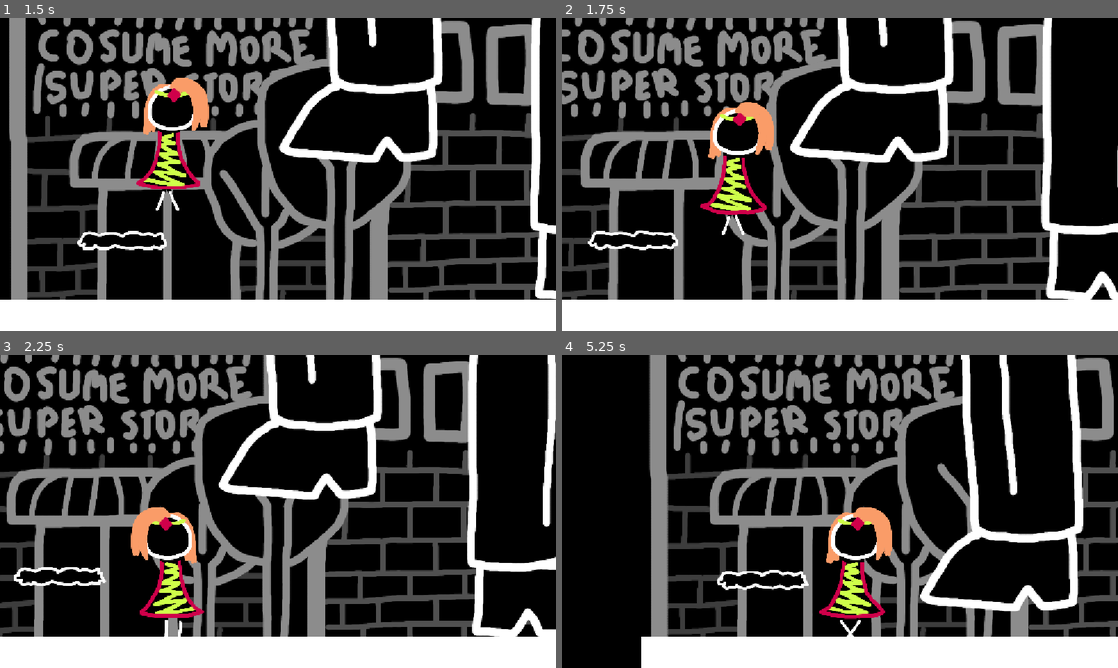
Above: before the commit, frames 1-4 (two rows, left to right).
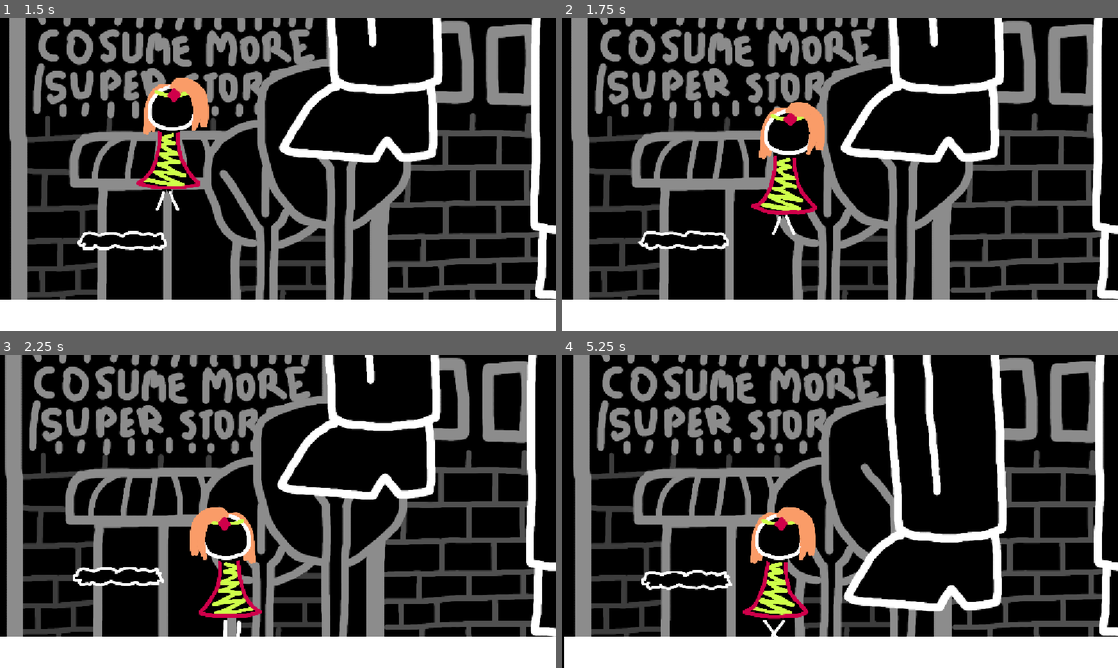
Above: after the commit, the same moments.

Repository: MarmadileManteater/I-Just-Wanted-to-Be-Younger-But-Now-I-m-Fighting-for-My-Life-Against-a-Problematic-Authority-Figure
Game: Godot game, scene res://scenes/screen_test/scene.tscn
Same seed, same stepped clock (60 frames per second), same inputs: the game is played once before the commit and once after it.
Inputs:
- Up to frame 1 (1.5 s): tap Enter (ui_accept) at 0.5, 0.77 s; hold Right (ui_right) from 0.53 s (still down)
- Up to frame 2 (1.75 s): keep holding Right (ui_right); tap Enter (ui_accept) at 1.52 s
- Up to frame 3 (2.25 s): release Right (ui_right) at 2.03 s; hold Left (ui_left) from 2.03 s (still down)
- Up to frame 4 (5.25 s): release Left (ui_left) at 2.78 s; hold Right (ui_right) 2.78-4.28 s; tap Enter (ui_accept) at 3.02, 3.77, 4.52 s; hold Left (ui_left) 4.28-5.03 s; hold Right (ui_right) from 5.03 s (still down)

Frame 1 is identical in both runs. In frame 2, 43% of the frame differs, in the area x 0-100%, y 0-90%; in frame 3, 43%; in frame 4, 47%, in the area x 0-100%, y 0-100%.

Commit message:
Figured out how to make a camera which moves to track the player while also limiting its bounds

Diff:
--- a/project/scenes/screen_test/scene.tscn
+++ b/project/scenes/screen_test/scene.tscn
@@ -7,13 +7,16 @@
 [ext_resource type="PackedScene" uid="uid://cffis6tr16e14" path="res://scenes/nested/boss_feet/boss_feet.tscn" id="2_ydvjp"]
 [ext_resource type="PackedScene" uid="uid://b8jda6xfmftnb" path="res://scenes/nested/cloud/cloud.tscn" id="4_q2air"]
 [ext_resource type="Texture2D" uid="uid://qbg6ho2etulw" path="res://sprites/building_2.png" id="4_rflas"]
-[ext_resource type="Script" uid="uid://cy5mfm81aggdc" path="res://scripts/dolly.gd" id="8_23eow"]
+[ext_resource type="Script" uid="uid://bpnjbusgt2v03" path="res://scripts/dolly.gd" id="8_n24s5"]
+
+[sub_resource type="RectangleShape2D" id="RectangleShape2D_fcxea"]
+size = Vector2(1148, 28)
+
+[sub_resource type="RectangleShape2D" id="RectangleShape2D_u4npt"]
+size = Vector2(44, 585)
 
 [sub_resource type="RectangleShape2D" id="RectangleShape2D_6wcjf"]
 size = Vector2(2403, 18)
-
-[sub_resource type="RectangleShape2D" id="RectangleShape2D_0dxmq"]
-size = Vector2(151, 582)
 
 [node name="ScreenTest" type="Node2D" unique_id=1805475824]
 script = ExtResource("1_l65rp")
@@ -30,17 +33,6 @@
 position = Vector2(640, 337)
 texture = ExtResource("2_20d8o")
 
-[node name="Floor" type="StaticBody2D" parent="." unique_id=703340070]
-position = Vector2(4, 629)
-
-[node name="Rectangle" type="Polygon2D" parent="Floor" unique_id=2000684887]
-position = Vector2(-3, -40)
-polygon = PackedVector2Array(-1, -5, 1730.8972, -5, 2189, -5, 2189, 44, 2189, 86, -1, 86)
-
-[node name="Shape" type="CollisionShape2D" parent="Floor" unique_id=2018656344]
-position = Vector2(1122.5, -32)
-shape = SubResource("RectangleShape2D_6wcjf")
-
 [node name="Willow" parent="." unique_id=1438157277 instance=ExtResource("1_uvblx")]
 position = Vector2(97, 262)
 
@@ -51,23 +43,42 @@
 position = Vector2(956, 299)
 character_name = null
 
-[node name="Dolly" type="Camera2D" parent="." unique_id=438681715]
+[node name="Dolly" type="CharacterBody2D" parent="." unique_id=136428717]
 position = Vector2(575, 324)
-script = ExtResource("8_23eow")
+collision_layer = 2
+collision_mask = 2
+script = ExtResource("8_n24s5")
 
-[node name="Area2D2" type="Area2D" parent="." unique_id=640149420]
-position = Vector2(281, 467)
+[node name="Dolly" type="Camera2D" parent="Dolly" unique_id=438681715]
 
-[node name="CollisionShape2D" type="CollisionShape2D" parent="Area2D2" unique_id=300465342]
-position = Vector2(-0.5, -174)
-shape = SubResource("RectangleShape2D_0dxmq")
+[node name="CollisionShape2D" type="CollisionShape2D" parent="Dolly" unique_id=616738099]
+position = Vector2(2, 4)
+shape = SubResource("RectangleShape2D_fcxea")
 
-[node name="Area2D" type="Area2D" parent="." unique_id=329106444]
-position = Vector2(450, 470)
+[node name="StaticBody2D2" type="StaticBody2D" parent="." unique_id=2088446749]
+collision_layer = 2
+collision_mask = 2
 
-[node name="CollisionShape2D" type="CollisionShape2D" parent="Area2D" unique_id=1354717030]
-position = Vector2(-0.5, -174)
-shape = SubResource("RectangleShape2D_0dxmq")
+[node name="CollisionShape2D" type="CollisionShape2D" parent="StaticBody2D2" unique_id=1689319918]
+position = Vector2(-23, 291.5)
+shape = SubResource("RectangleShape2D_u4npt")
 
-[connection signal="body_entered" from="Area2D2" to="." method="_on_area_2d_2_body_entered"]
-[connection signal="body_entered" from="Area2D" to="." method="_on_willow_exit_right"]
+[node name="StaticBody2D" type="StaticBody2D" parent="." unique_id=746217546]
+position = Vector2(224, -3)
+collision_layer = 2
+collision_mask = 2
+
+[node name="CollisionShape2D" type="CollisionShape2D" parent="StaticBody2D" unique_id=1706587209]
+position = Vector2(1195, 297)
+shape = SubResource("RectangleShape2D_u4npt")
+
+[node name="Floor" type="StaticBody2D" parent="StaticBody2D" unique_id=703340070]
+position = Vector2(-220, 632)
+
+[node name="Rectangle" type="Polygon2D" parent="StaticBody2D/Floor" unique_id=2000684887]
+position = Vector2(-3, -40)
+polygon = PackedVector2Array(-1, -5, 1730.8972, -5, 2189, -5, 2189, 44, 2189, 86, -1, 86)
+
+[node name="Shape" type="CollisionShape2D" parent="StaticBody2D/Floor" unique_id=2018656344]
+position = Vector2(1122.5, -32)
+shape = SubResource("RectangleShape2D_6wcjf")
--- a/project/scenes/screen_test/screen_test.gd
+++ b/project/scenes/screen_test/screen_test.gd
@@ -2,7 +2,7 @@
 
 var boss_feet: BossFeet
 var willow: Willow
-var dolly: Dolly
+var dolly: CharacterBody2D
 
 # Called when the node enters the scene tree for the first time.
 func _ready() -> void:
@@ -12,7 +12,7 @@
 	boss_feet.leftie.connect("crush", _on_crush)
 	animation_player.play("Stomp")
 	dolly = find_child("Dolly")
-
+	dolly.lock(willow)
 	pass # Replace with function body.
 
 func _on_crush():
@@ -23,14 +23,6 @@
 	willow.play("crushed")
 	pass
 
-# Called every frame. 'delta' is the elapsed time since the previous frame.
-func _process(delta: float) -> void:
-	pass
-
-
-func _on_willow_exit_right(body: Node2D) -> void:
-	dolly.lock(willow)
-
 
 func _on_area_2d_2_body_entered(body: Node2D) -> void:
 	dolly.unlock()
--- a/project/scripts/dolly.gd
+++ b/project/scripts/dolly.gd
@@ -1,23 +1,32 @@
-extends Camera2D
+extends CharacterBody2D
 
-class_name Dolly
+@export var threshold = 100
 
-var focused_node: Node2D = null
-var position_offset: Vector2
+var locked_node: Node2D
 
 func lock(node: Node2D):
-	focused_node = node
-	position_offset = position - node.position
+	locked_node = node
 
-func unlock():
-	focused_node = null
+func correct_position(diff: float):
+	var abs_diff = abs(diff)
 
-# Called when the node enters the scene tree for the first time.
-func _ready() -> void:
-	pass # Replace with function body.
+	var inside_threshold = (abs_diff < threshold)
 
+	var moving_backwards = (diff < 0 and locked_node.velocity.x < diff) or (diff > 0 and locked_node.velocity.x > diff)
 
-# Called every frame. 'delta' is the elapsed time since the previous frame.
-func _process(delta: float) -> void:
-	if focused_node != null:
-		position.x = focused_node.position.x + position_offset.x
+	var outside_threshold_slightly = not inside_threshold and diff < threshold * 2
+
+	if inside_threshold or (outside_threshold_slightly and moving_backwards):
+		var speed = locked_node.velocity.x
+		if locked_node.position.x < position.x or locked_node.position.x > position.x:
+			velocity.x = speed
+		else:
+			velocity.x = 0
+	else:
+		velocity.x = 0
+
+func _physics_process(delta: float) -> void:
+	if locked_node != null:
+		var diff = locked_node.position.x - position.x
+		correct_position(diff)
+		move_and_slide()
Not shown, changed: project/scripts/dolly.gd.uid
